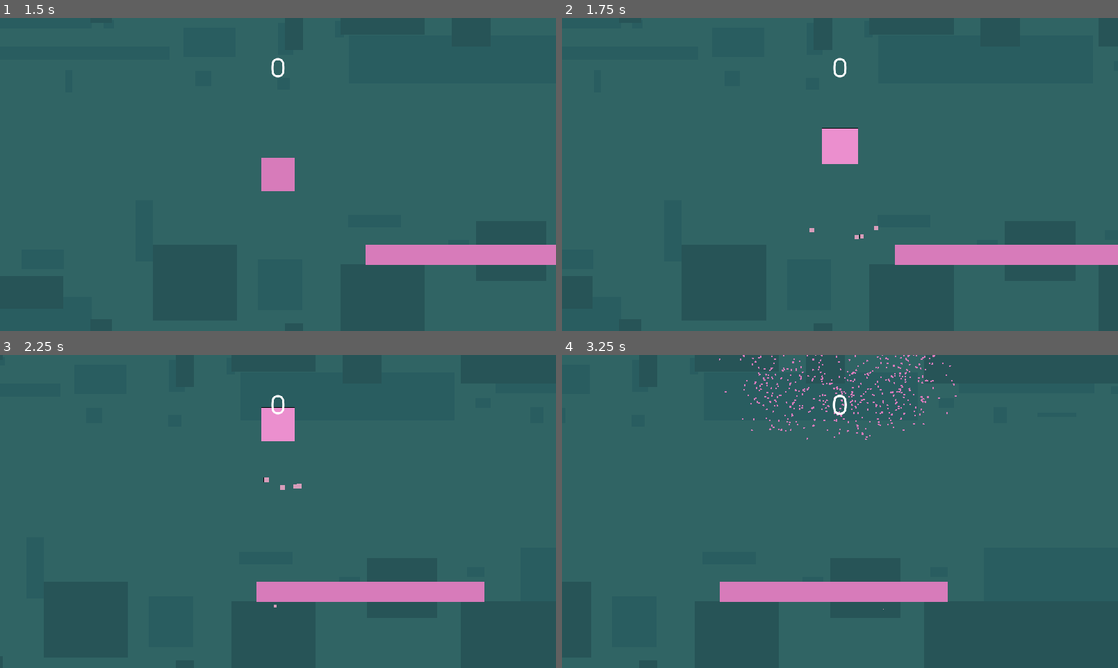
Above: before the commit, frames 1-4 (two rows, left to right).
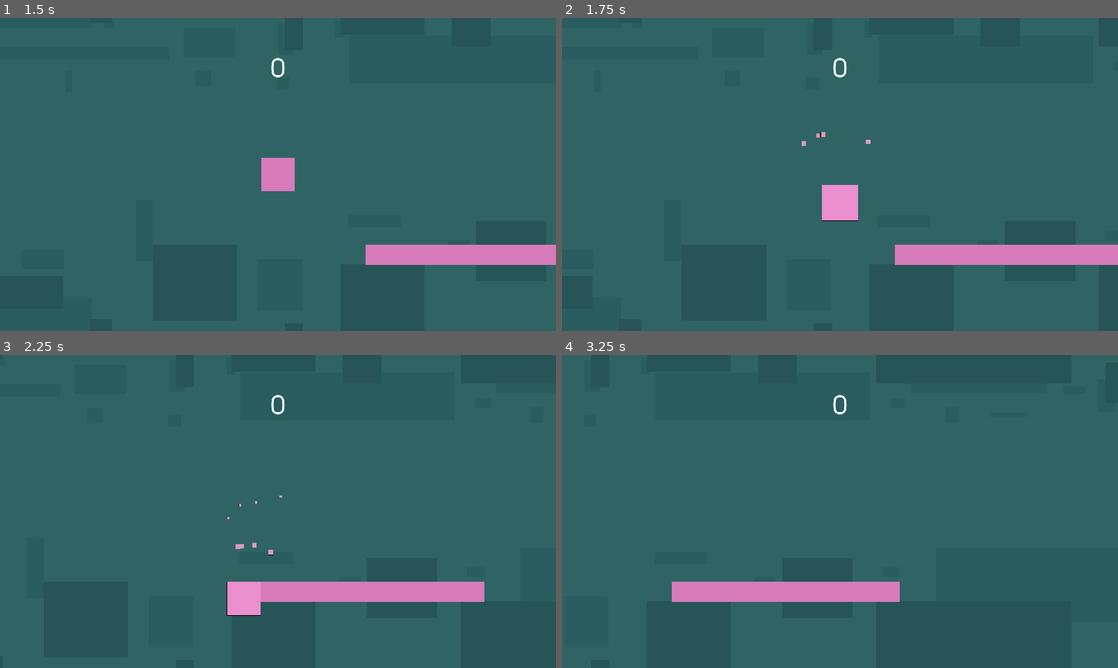
Above: after the commit, the same moments.

Repository: Maciekm1/GodotSimpleJumper
Game: Godot game, scene res://Scenes/UI/menu.tscn
The game is run twice, just before and just after one commit, with the same random seed, the same clock (stepped at 60 frames per second) and the same inputs.
Inputs (mouse positions are in pixels of both pictures, inside the frame that each line leads up to):
- Up to frame 1 (1.5 s): click "Start" at 0.5 s; tap Enter at 1.25 s; move the mouse to (400, 158) at 1.27 s; right-click (400, 158) at 1.35 s
- Up to frame 2 (1.75 s): click (962, 158) at 1.52 s; click (962, 158) at 1.55 s
- Up to frame 3 (2.25 s): click (400, 495) at 1.82 s; move the mouse to (166, 527) at 2.02 s; click (166, 527) at 2.1 s
- Up to frame 4 (3.25 s): click (728, 527) at 2.27 s; right-click (728, 527) at 2.3 s; click (728, 527) at 2.57 s; move the mouse to (895, 442) at 2.77 s; right-click (895, 442) at 2.85 s; click (895, 442) at 3.05 s

Frame 1 is identical in both runs. In frame 2, 1.6% of the frame differs, in the area x 43-57%, y 35-71%; in frame 3, 1.4%; in frame 4, 1.8%, in the area x 19-71%, y 0-82%.

Commit message:
Added Reverse Gravity Pickup

Diff:
--- /dev/null
+++ b/PickUp.gd
@@ -0,0 +1,15 @@
+extends Node2D
+class_name PickUpBase
+
+@export var scroll_speed: int = 350
+
+func apply_effect(player: Player) -> void:
+	pass
+
+func _process(delta):
+	position.x -= scroll_speed * delta
+
+
+func _on_body_entered(body: Player):
+	apply_effect(body)
+	queue_free()
--- a/Scenes/Obstacles/obstacle_4x_easy.tscn
+++ b/Scenes/Obstacles/obstacle_4x_easy.tscn
@@ -4,7 +4,7 @@
 [ext_resource type="PackedScene" uid="uid://da048wmb5q5p8" path="res://Scenes/Obstacles/obstacle_ring_easy.tscn" id="2_d01s2"]
 [ext_resource type="PackedScene" uid="uid://bt6kumjm0ygn0" path="res://Scenes/Obstacles/obstacle_ring_move_y.tscn" id="3_b1why"]
 
-[node name="Obstacle_4xEasy" type="Node2D"]
+[node name="Obstacle_4xEasy" type="Node2D" groups=["Obstacle"]]
 script = ExtResource("1_3uejr")
 
 [node name="ObstacleRingEasy" parent="." instance=ExtResource("2_d01s2")]
--- a/Scenes/Obstacles/obstacle_ring_base.tscn
+++ b/Scenes/Obstacles/obstacle_ring_base.tscn
@@ -27,6 +27,7 @@
 texture = ExtResource("2_paddy")
 
 [node name="DeathArea2D" type="Area2D" parent="."]
+collision_layer = 4
 
 [node name="CollisionShape2D" type="CollisionShape2D" parent="DeathArea2D"]
 position = Vector2(-5, 113)
@@ -37,6 +38,7 @@
 shape = SubResource("RectangleShape2D_wkdwu")
 
 [node name="ScorePointArea2D" type="Area2D" parent="."]
+collision_layer = 4
 
 [node name="CollisionShape2D" type="CollisionShape2D" parent="ScorePointArea2D"]
 position = Vector2(0, -7)
--- /dev/null
+++ b/Scenes/Obstacles/obstacle_ring_r_gravity.tscn
@@ -0,0 +1,13 @@
+[gd_scene load_steps=4 format=3 uid="uid://bbav8xqs4nkxf"]
+
+[ext_resource type="PackedScene" uid="uid://cc8lanh78gcbg" path="res://Scenes/Obstacles/obstacle_ring_base.tscn" id="1_yai0k"]
+[ext_resource type="PackedScene" uid="uid://caycceyqqg4en" path="res://Scenes/PickUps/reverse_pick_up.tscn" id="2_x0eqg"]
+[ext_resource type="Script" path="res://Scenes/Obstacles/obstacle_ring_easy.gd" id="2_yl4yb"]
+
+[node name="ObstacleRingRGravity" instance=ExtResource("1_yai0k")]
+script = ExtResource("2_yl4yb")
+speed = 350
+pointGain = 2
+
+[node name="ReversePickUp" parent="." index="0" instance=ExtResource("2_x0eqg")]
+scroll_speed = 0
--- /dev/null
+++ b/Scenes/PickUps/pick_up.tscn
@@ -0,0 +1,13 @@
+[gd_scene load_steps=2 format=3 uid="uid://kf6110wimrmw"]
+
+[ext_resource type="Script" path="res://PickUp.gd" id="1_sywxp"]
+
+[node name="PickUp" type="Area2D" groups=["PickUp"]]
+collision_layer = 2
+script = ExtResource("1_sywxp")
+
+[node name="Sprite2D" type="Sprite2D" parent="."]
+
+[node name="CollisionShape2D" type="CollisionShape2D" parent="."]
+
+[connection signal="body_entered" from="." to="." method="_on_body_entered"]
--- /dev/null
+++ b/Scenes/PickUps/reverse_pick_up.gd
@@ -0,0 +1,4 @@
+extends PickUpBase
+
+func apply_effect(player: Player) -> void:
+	player.reversed = not player.reversed
--- /dev/null
+++ b/Scenes/PickUps/reverse_pick_up.tscn
@@ -0,0 +1,18 @@
+[gd_scene load_steps=5 format=3 uid="uid://caycceyqqg4en"]
+
+[ext_resource type="PackedScene" uid="uid://kf6110wimrmw" path="res://Scenes/PickUps/pick_up.tscn" id="1_po2j0"]
+[ext_resource type="Script" path="res://Scenes/PickUps/reverse_pick_up.gd" id="2_7w5s7"]
+[ext_resource type="Texture2D" uid="uid://ipl68qatuv2w" path="res://Assets/Sprites/PickUp/ReversePickup.png" id="2_kf2ui"]
+
+[sub_resource type="RectangleShape2D" id="RectangleShape2D_t2pqq"]
+size = Vector2(45, 46)
+
+[node name="ReversePickUp" instance=ExtResource("1_po2j0")]
+script = ExtResource("2_7w5s7")
+
+[node name="Sprite2D" parent="." index="0"]
+texture = ExtResource("2_kf2ui")
+
+[node name="CollisionShape2D" parent="." index="1"]
+position = Vector2(0.5, 0)
+shape = SubResource("RectangleShape2D_t2pqq")
--- a/Scenes/ScrollableBG.gd
+++ b/Scenes/ScrollableBG.gd
@@ -1,7 +1,7 @@
 extends TextureRect
 
 @export var scroll_speed: int = 250
-@onready var bg_width: int = size.x
+@onready var bg_width: float = size.x
 @export var order: int = 0
 
 func _ready():
--- a/Scenes/core_game.gd
+++ b/Scenes/core_game.gd
@@ -16,6 +16,7 @@
 			$Background/BG1.scroll_speed = 0
 			$Background/BG2.scroll_speed = 0
 			$movingPlatform.scroll_speed = 0
+
 		started = value
 
 
@@ -30,9 +31,9 @@
 	points = 0
 
 func _on_obstacle_spawner_obstacle_spawned(obstacle):
-	obstacle.connect("playerDeath", player_death)
-	obstacle.connect("playerScorePoint", player_gain_point)
-
+	if obstacle.is_in_group("Obstacle"):
+		obstacle.connect("playerDeath", player_death)
+		obstacle.connect("playerScorePoint", player_gain_point)
 
 func _on_game_boundry_top_body_entered(body):
 	player_death()
@@ -53,3 +54,6 @@
 	get_tree().create_tween().tween_property($UI/ScreenDark, "color:a", 0.5, 1)
 	await get_tree().create_timer(2).timeout
 	get_tree().create_tween().tween_property($UI/ScreenDark, "color:a", 0, 1)
+
+func player_gain_pick_up(pick_up: PickUpBase) -> void:
+	pick_up.apply_effect($Player as Player)
--- a/Scenes/core_game.tscn
+++ b/Scenes/core_game.tscn
@@ -17,6 +17,7 @@
 [ext_resource type="PackedScene" uid="uid://bo0553qdbclfj" path="res://Scenes/Obstacles/obstacle_snake_move_y.tscn" id="12_536tv"]
 [ext_resource type="Script" path="res://Scenes/UI.gd" id="12_dkhpx"]
 [ext_resource type="PackedScene" uid="uid://b8esu4b6twtam" path="res://Scenes/Obstacles/obstacle_4x_easy.tscn" id="13_apqpo"]
+[ext_resource type="PackedScene" uid="uid://caycceyqqg4en" path="res://Scenes/PickUps/reverse_pick_up.tscn" id="14_3ffig"]
 [ext_resource type="FontFile" uid="uid://n5lx87yxg6jy" path="res://Assets/Fonts/TitilliumWeb-Regular.ttf" id="15_mtrl2"]
 
 [sub_resource type="Resource" id="Resource_whv0s"]
@@ -61,6 +62,13 @@
 max_spawn_height = 400
 spawn_cooldown = 7
 
+[sub_resource type="Resource" id="Resource_q1svx"]
+script = ExtResource("8_bupke")
+obstacle = ExtResource("14_3ffig")
+min_spawn_height = 141
+max_spawn_height = 575
+spawn_cooldown = 4
+
 [sub_resource type="RectangleShape2D" id="RectangleShape2D_m63e1"]
 size = Vector2(1284, 15)
 
@@ -82,6 +90,7 @@
 texture = ExtResource("3_fngtr")
 script = ExtResource("2_arqeg")
 scroll_speed = 0
+metadata/_edit_lock_ = true
 
 [node name="BG2" type="TextureRect" parent="Background"]
 anchors_preset = 15
@@ -93,25 +102,31 @@
 script = ExtResource("2_arqeg")
 scroll_speed = 0
 order = 1
+metadata/_edit_lock_ = true
 
 [node name="Player" parent="." instance=ExtResource("1_kgfqi")]
 position = Vector2(640, 360)
+metadata/_edit_lock_ = true
 
 [node name="ObstacleSpawner" type="Node2D" parent="."]
 position = Vector2(-10, 3)
 script = ExtResource("7_w82tf")
 enabled = false
-obstacle_resource_array = Array[ExtResource("8_bupke")]([SubResource("Resource_whv0s"), SubResource("Resource_4bjqx"), SubResource("Resource_inksu"), SubResource("Resource_ma833"), SubResource("Resource_o8kf7"), SubResource("Resource_s0bq1")])
+obstacle_resource_array = Array[ExtResource("8_bupke")]([SubResource("Resource_whv0s"), SubResource("Resource_4bjqx"), SubResource("Resource_inksu"), SubResource("Resource_ma833"), SubResource("Resource_o8kf7"), SubResource("Resource_s0bq1"), SubResource("Resource_q1svx")])
+metadata/_edit_lock_ = true
 
 [node name="SpawnCooldown" type="Timer" parent="ObstacleSpawner"]
 
 [node name="movingPlatform" parent="." instance=ExtResource("9_3aubm")]
 position = Vector2(1104, 545)
+collision_layer = 4
 scroll_speed = 0
+metadata/_edit_lock_ = true
 
 [node name="GameBoundryTop" type="Area2D" parent="."]
 visible = false
 script = ExtResource("10_hrgsy")
+metadata/_edit_lock_ = true
 
 [node name="CollisionShape2D" type="CollisionShape2D" parent="GameBoundryTop"]
 position = Vector2(642, -7.5)
@@ -120,6 +135,7 @@
 [node name="GameBoundryBot" type="Area2D" parent="."]
 visible = false
 script = ExtResource("11_gg8id")
+metadata/_edit_lock_ = true
 
 [node name="CollisionShape2D" type="CollisionShape2D" parent="GameBoundryBot"]
 position = Vector2(642, 728)
@@ -138,6 +154,7 @@
 offset_bottom = 40.0
 grow_horizontal = 2
 theme_override_constants/margin_top = 25
+metadata/_edit_lock_ = true
 
 [node name="ScoreCounter" type="Label" parent="UI/MarginContainer"]
 layout_mode = 2
@@ -154,6 +171,7 @@
 grow_horizontal = 2
 grow_vertical = 2
 color = Color(0, 0, 0, 0)
+metadata/_edit_lock_ = true
 
 [connection signal="obstacle_spawned" from="ObstacleSpawner" to="." method="_on_obstacle_spawner_obstacle_spawned"]
 [connection signal="timeout" from="ObstacleSpawner/SpawnCooldown" to="ObstacleSpawner" method="_on_spawn_cooldown_timeout"]
--- a/Scenes/player.gd
+++ b/Scenes/player.gd
@@ -1,16 +1,31 @@
 extends CharacterBody2D
+class_name Player
 
 @export var jump_force: int = 400
 var gravity = ProjectSettings.get_setting("physics/2d/default_gravity")
 var deathParticles: PackedScene = preload("res://Scenes/Particles/player_death_particles2.tscn")
 var alive: bool = true
 
+var reversed: bool = false:
+	set(value):
+		if value:
+			rotation_degrees = 180
+		else:
+			rotation_degrees = 0
+		reversed = value
+
+func _ready():
+	Globals.player = self
+
 func _physics_process(delta):
+	if(Input.is_action_just_pressed("SecondaryAction")):
+		reversed = not reversed
+
 	if(get_parent().started):
-		velocity.y += gravity * delta
+		velocity.y += (gravity * delta) if not reversed else -(gravity * delta)
 
 	if(Input.is_action_just_pressed("Jump") and alive):
-		velocity.y = -jump_force
+		velocity.y = (-jump_force) if not reversed else jump_force
 
 		$ParticlePool.get_next_particle().global_position = $ParticleSpawnPoint.global_position
 		$ParticlePool.trigger()
--- a/Scenes/player.tscn
+++ b/Scenes/player.tscn
@@ -41,6 +41,7 @@
 }
 
 [node name="Player" type="CharacterBody2D"]
+collision_mask = 7
 script = ExtResource("1_a1aoq")
 
 [node name="Sprite2D" type="Sprite2D" parent="."]
--- /dev/null
+++ b/Scripts/Globals.gd
@@ -0,0 +1,3 @@
+extends Node
+
+var player: Player
--- a/project.godot
+++ b/project.godot
@@ -15,6 +15,10 @@
 config/features=PackedStringArray("4.1", "Mobile")
 run/max_fps=144
 config/icon="res://icon.svg"
+
+[autoload]
+
+Globals="*res://Scripts/Globals.gd"
 
 [display]
 
@@ -39,6 +43,20 @@
 "events": [Object(InputEventMouseButton,"resource_local_to_scene":false,"resource_name":"","device":-1,"window_id":0,"a …(257 unchanged characters)…
 ]
 }
+SecondaryAction={
+"deadzone": 0.5,
+"events": [Object(InputEventMouseButton,"resource_local_to_scene":false,"resource_name":"","device":-1,"window_id":0,"alt_pressed":false,"shift_pressed":false,"ctrl_pressed":false,"meta_pressed":false,"button_mask":2,"position":Vector2(95, 14),"global_position":Vector2(99, 57),"factor":1.0,"button_index":2,"canceled":false,"pressed":true,"double_click":false,"script":null)
+]
+}
+
+[layer_names]
+
+2d_render/layer_1="Player"
+2d_render/layer_2="PickUp"
+2d_render/layer_3="Obstacle"
+2d_physics/layer_1="Player"
+2d_physics/layer_2="PickUp"
+2d_physics/layer_3="Obstacle"
 
 [rendering]
 
Binary file added: Assets/Sprites/PickUp/ReversePickup.aseprite
Binary file added: Assets/Sprites/PickUp/ReversePickup.png
Not shown, added: Assets/Sprites/PickUp/ReversePickup.png.import
Not shown: 1 places in Scenes/core_game.tscn that only renumber resources
